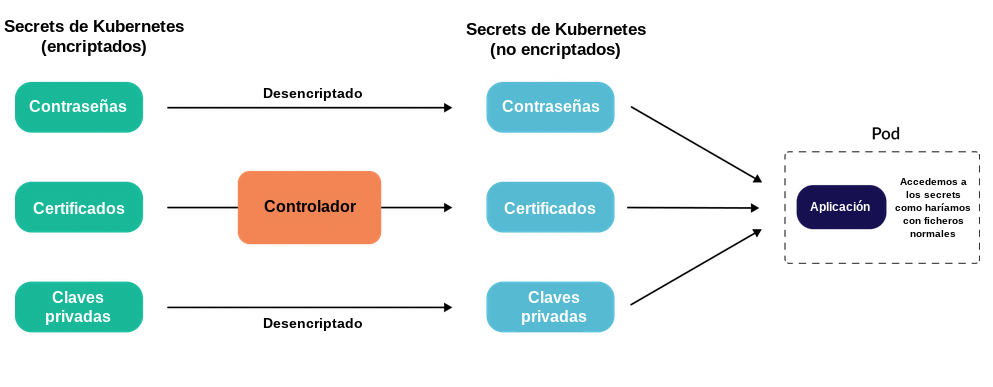
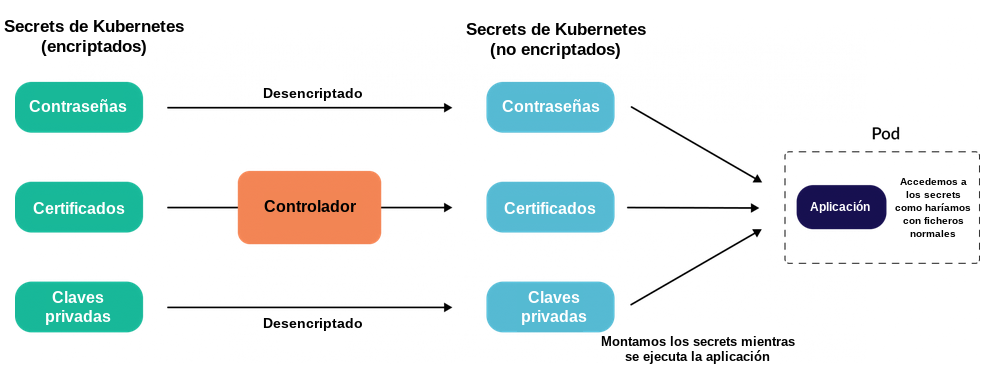
Revision of a layered 993px x 387px image; what changed, layer by layer:
added layer "Montamos los secrets mientras ..." above "Accedemos a los secrets como h..." over 601, 336, 795, 364
